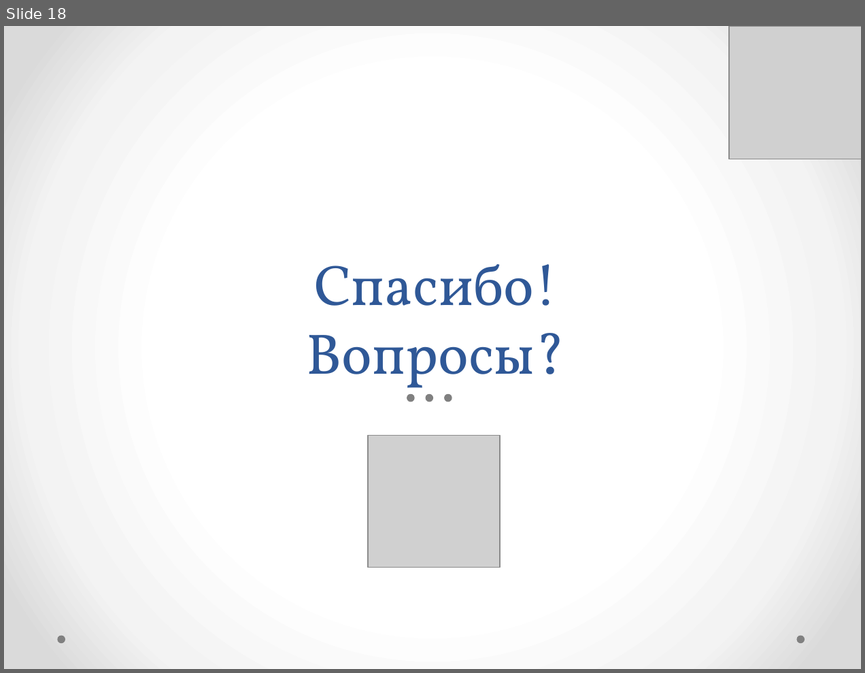
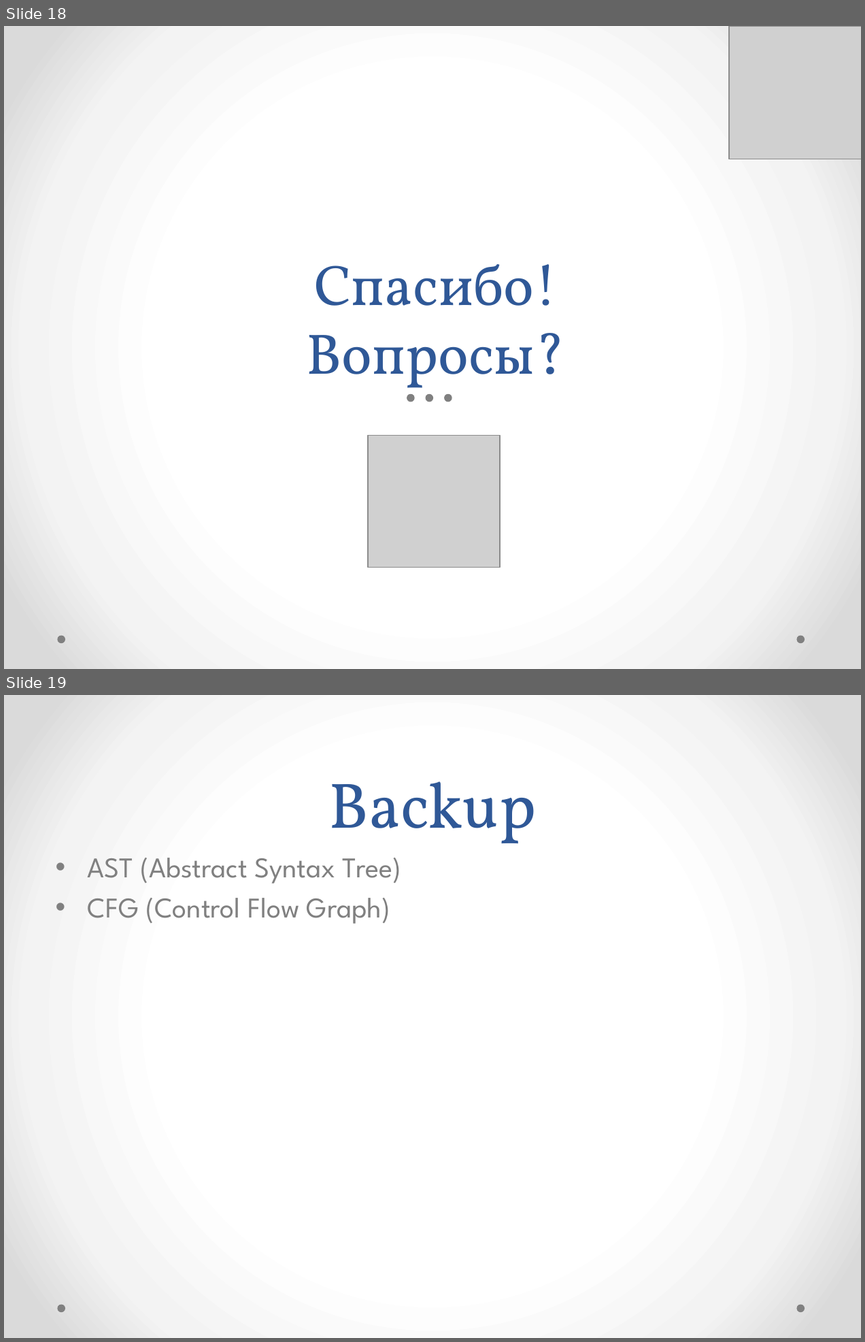
Before and after one commit to hisohito/proto-doc, a slide deck: shatilina.pptx. Shown one above the other, each under a label of ours: slide 18 before the commit, slides 18 and 19 after it. The pictures are 865x673 and 865x1342 pixels, drawn with LibreOffice and Linux fonts; fonts in the diff are those of the drawing; grey boxes stand for pictures. Boxes give left, top, right and bottom in pixels: in the first picture for what was removed or moved away, otherwise in the second. Text is boxed around its words. In the diff, an @@ line names an element or a change of style, - is before the commit and + after.

```diff
--- a/shatilina.pptx
+++ b/shatilina.pptx
@@ slide 19 added at (4, 695, 861, 1338), background gradient #FFFFFF to #F4F4F4 to #DADADA; not listed: 2 template elements that a slide beside it also shows @@
@@ title added at (329, 781, 536, 843), 54 pt, text #2F5897 @@
+Backup
@@ text added at (88, 858, 401, 923), 24 pt, text #808080 @@
+• AST (Abstract Syntax Tree)
+• CFG (Control Flow Graph)
```
Also in this commit, not shown: 6 slides changed, 3 other slides added, 1 slide removed, 3 other files.
